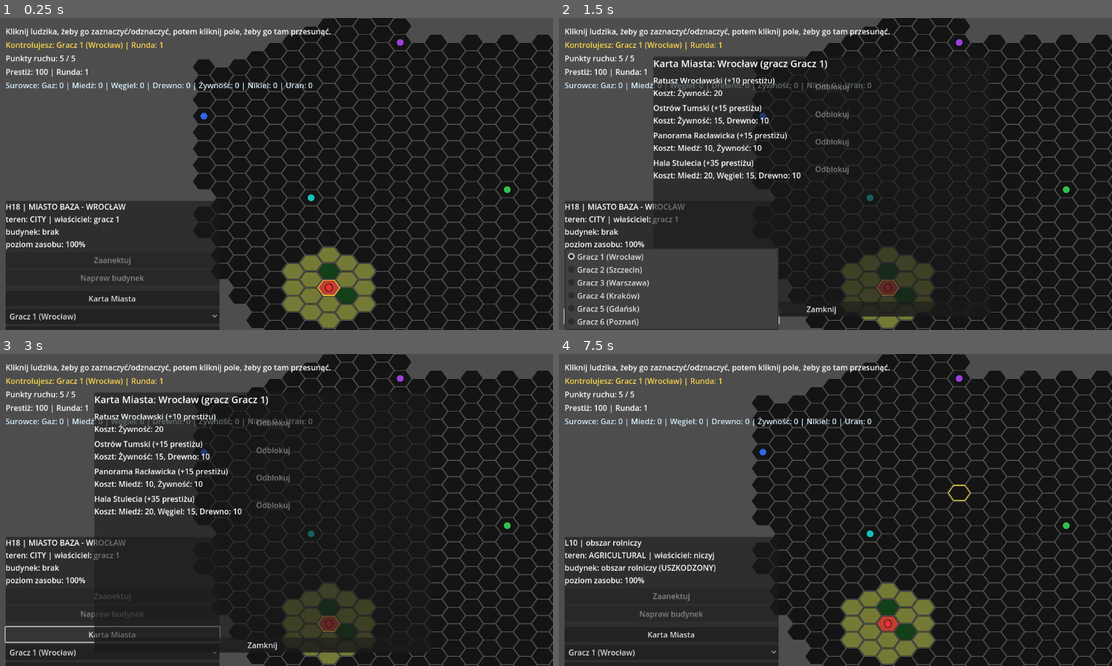
Above: before the commit, frames 1-4 (two rows, left to right).
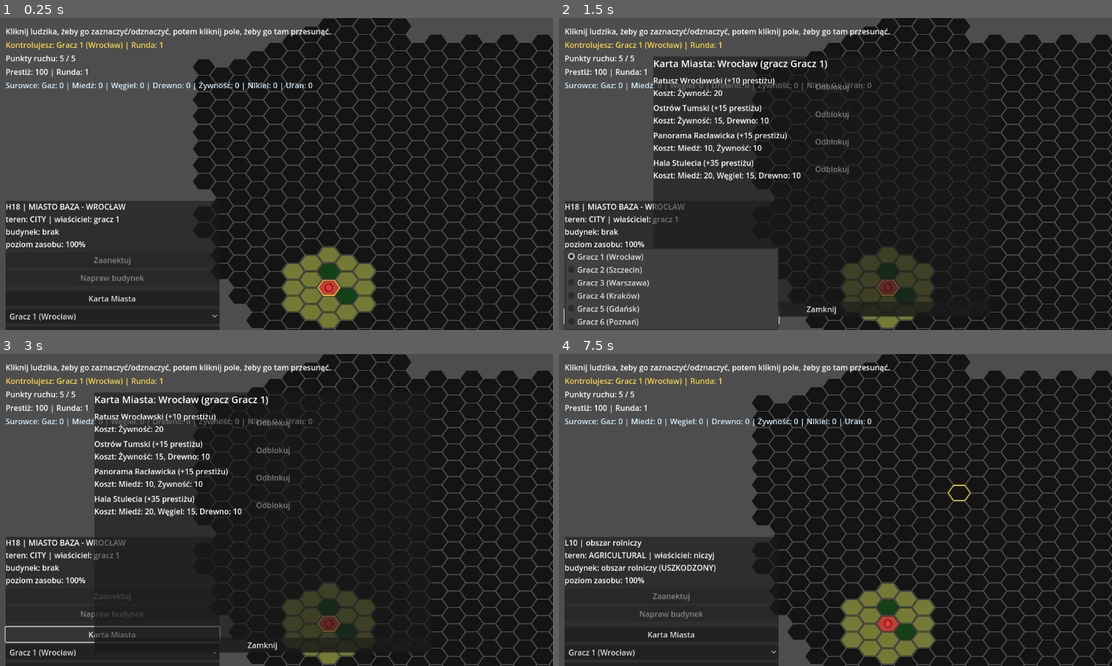
Above: after the commit, the same moments.

Repository: 7ymke/Hex-game
Game: Godot game, scene res://scenes/main.tscn
Two runs of this game, one before a commit and one after it. Both use one fixed random seed, a clock stepped at 60 frames per second and the inputs below.
Inputs (mouse positions are in pixels of both pictures, inside the frame that each line leads up to):
- Up to frame 1 (0.25 s): no input
- Up to frame 2 (1.5 s): click "Karta Miasta" at 0.5 s; click "Gracz 1 (Wrocław)" at 1.25 s
- Up to frame 3 (3 s): click "Zamknij" at 2 s; click "Karta Miasta" at 2.75 s
- Up to frame 4 (7.5 s): click "Gracz 1 (Wrocław)" at 3.5 s; click "Zamknij" at 4.25 s; click "Karta Miasta" at 5 s; click "Gracz 1 (Wrocław)" at 5.75 s; click "Zamknij" at 6.5 s; tap Enter at 7.25 s; move the mouse to (957, 494) at 7.27 s; click (957, 494) at 7.42 s

The runs differ from the first frame. In frame 1, less than 0.1% of the frame differs, in the area x 36-93%, y 6-59%; in frame 2, less than 0.1%; in frame 3, less than 0.1%; in frame 4, less than 0.1%.

Commit message:
Ludzik przeciwnika widoczny tylko na odkrytym polu, nie zawsze
Dotąd wszystkie ludziki (własne i przeciwników) rysowały się bezwarunkowo
jako zwykłe węzły Node2D, niezależnie od mgły wojny aktywnego gracza -
udokumentowane wcześniej jako świadome uproszczenie. Teraz cudzy ludzik
jest widoczny tylko na polu, które aktywny (oglądający) gracz ma choćby w
stanie "seen" - kiedyś znalazł się w promieniu widzenia jednego z jego
ludzików (to samo VISION_RADIUS co odsłanianie terenu, sekcja 2.2 GDD) -
NIE dopiero po pełnym zbadaniu/zaanektowaniu pola. Własne ludziki zawsze
widoczne.

Nowa game_map_controller._update_ludzik_visibility() przelicza Node2D.visible
każdego ludzika wg tego stanu; nowa _refresh_map_view() woła ją razem z
hex_map_view.queue_redraw() i zastępuje wszystkie bezpośrednie wywołania
queue_redraw() w kontrolerze, więc widoczność ludzików zawsze nadąża za
mgłą wojny (po ruchu, aneksacji, przejęciu, zmianie kontrolowanego gracza).

"Funkcja obronna" (blokada ruchu przez zajęty heks, sekcja 3 GDD) i
sprawdzanie obecności obrońcy przy przejęciu terytorium celowo NIE są
powiązane z widocznością - dalej działają na faktycznej pozycji, GDD nie
warunkuje obrony terytorium tym, czy akurat widzisz przeciwnika.

Co-Authored-By: Claude Sonnet 5 <noreply@anthropic.com>
Claude-Session: https://claude.ai/code/session_01SiqRxa1bs6Fm63c4EhJD3q

Diff:
--- a/godot_project/scenes/game_map_controller.gd
+++ b/godot_project/scenes/game_map_controller.gd
@@ -200,7 +200,7 @@
 func _set_selected_hex(hex_id: String) -> void:
 	selected_hex_id = hex_id
 	hex_map_view.selected_hex_id = hex_id
-	hex_map_view.queue_redraw()
+	_refresh_map_view()
 
 
 func _on_player_turn_started(player_id: int) -> void:
@@ -220,7 +220,7 @@
 	]
 	info_label.text = "Kliknij ludzika, żeby go zaznaczyć/odznaczyć, potem kliknij pole, żeby go tam przesunąć."
 
-	hex_map_view.queue_redraw()
+	_refresh_map_view()
 	_update_mp_label()
 	_update_stats_labels()
 	_refresh_action_panel()
@@ -290,7 +290,7 @@
 		await ludzik.animate_to_hex(next_hex_id)
 		_reveal_around(next_hex_id, ludzik.player_id)
 		_update_mp_label()
-		hex_map_view.queue_redraw()
+		_refresh_map_view()
 		i += 1
 
 	ludzik.is_moving = false
@@ -329,6 +329,35 @@
 			if hex != null and hex.get_fog_state(player_id) == "unexplored":
 				hex.set_fog_state(player_id, "seen")
 			queue.append(n)
+
+
+## Odświeża siatkę heksów I widoczność ludzików przeciwników - te dwie rzeczy
+## zawsze idą razem, bo obie zależą od tego samego stanu mgły wojny. Używaj
+## tego zamiast bezpośredniego hex_map_view.queue_redraw(), gdziekolwiek mgła,
+## widok gracza albo pozycja ludzika mogły się zmienić.
+func _refresh_map_view() -> void:
+	_update_ludzik_visibility()
+	hex_map_view.queue_redraw()
+
+
+## Ludzik przeciwnika jest widoczny TYLKO na polu, które aktywny (oglądający)
+## gracz już odkrył - fog_state != "unexplored". Nie trzeba go w pełni zbadać
+## ani zaanektować, wystarczy, że heks kiedyś znalazł się w promieniu
+## widzenia (VISION_RADIUS) jednego z Twoich ludzików - dokładnie ten sam
+## próg, co ujawnienie samego terenu (sekcja 2.2 GDD). Własne ludziki są
+## widoczne zawsze.
+func _update_ludzik_visibility() -> void:
+	if active_player == null:
+		return
+
+	for pid in player_ludziks:
+		var is_own = pid == active_player.player_id
+		for l in player_ludziks[pid]:
+			if is_own:
+				l.visible = true
+				continue
+			var hex = MapData.get_hex(l.current_hex_id)
+			l.visible = hex != null and hex.get_fog_state(active_player.player_id) != "unexplored"
 
 
 func _on_hex_hovered(hex_id: String) -> void:
@@ -381,7 +410,7 @@
 	if result["success"]:
 		_reveal_around(hex_id, active_player.player_id)  # "seen" -> "annexed" + ujawnia budynek
 		info_label.text = "Zaanektowano %s (koszt: %d MP)." % [hex_id, GameBalance.ANNEX_MP_COST]
-		hex_map_view.queue_redraw()
+		_refresh_map_view()
 	else:
 		ludzik.refund_movement_points(GameBalance.ANNEX_MP_COST)
 		info_label.text = "Nie udało się zaanektować %s (%s)." % [hex_id, result["reason"]]
@@ -404,7 +433,7 @@
 	if result["success"]:
 		_reveal_around(hex_id, active_player.player_id)
 		info_label.text = "Przejęto %s (koszt: -%d prestiżu)." % [hex_id, result["cost"]]
-		hex_map_view.queue_redraw()
+		_refresh_map_view()
 		_update_stats_labels()
 	else:
 		var reason_text = {
@@ -446,7 +475,7 @@
 			msg += " Kara prestiżowa: -%d (przekroczono próg 60%%)." % result["prestige_penalty"]
 		info_label.text = msg
 		_update_stats_labels()
-		hex_map_view.queue_redraw()
+		_refresh_map_view()
 	else:
 		info_label.text = "Nie udało się wydobyć drewna z %s (%s)." % [hex_id, result["reason"]]
 	_refresh_action_panel()
Not shown, changed: godot_project/README.md
